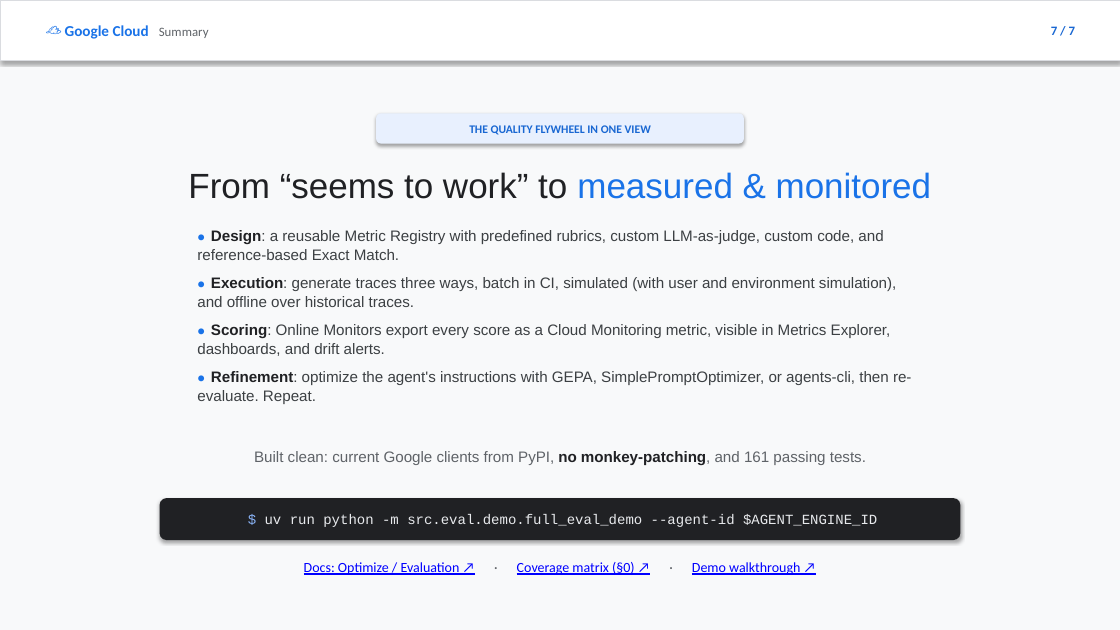
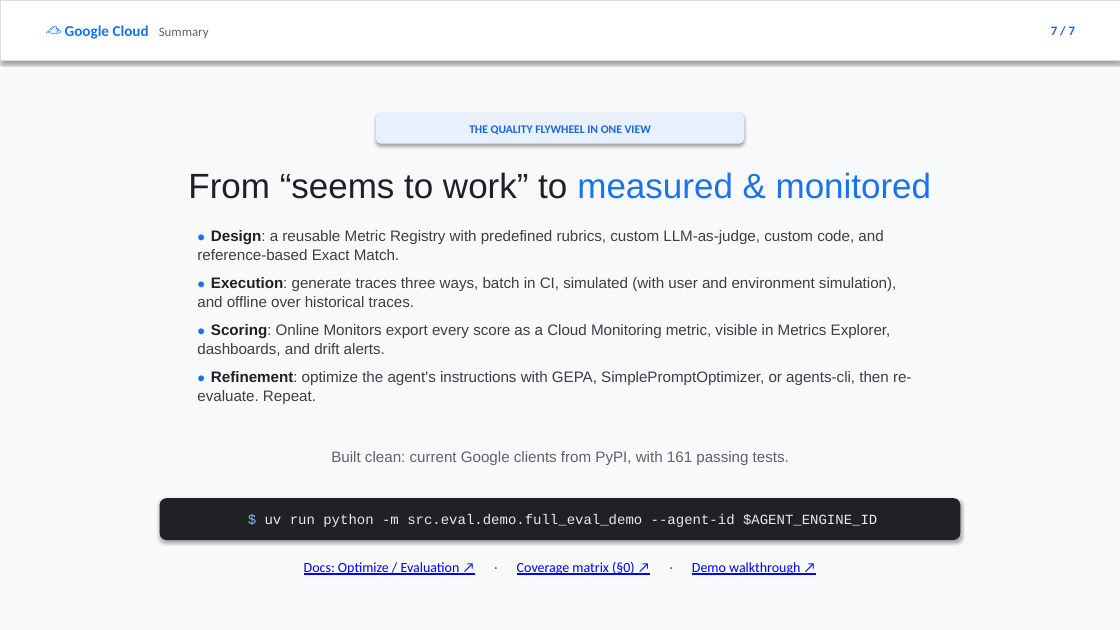
Before and after one commit to jswortz/geap-tour, a slide deck: slide 7 of docs/eval_slides.pptx. Drawn at 1120x630 pixels with LibreOffice and Linux fonts; fonts in the diff are those of the drawing. Boxes give left, top, right and bottom in pixels: in the first picture for what was removed or moved away, otherwise in the second. Text is boxed around its words. In the diff, an @@ line names an element or a change of style, - is before the commit and + after.

```diff
--- a/docs/eval_slides.pptx
+++ b/docs/eval_slides.pptx
@@ text at bbox=[331, 451, 789, 465]: text changed @@
-Built clean: current Google clients from PyPI, no monkey-patching, and 161 passing tests.
+Built clean: current Google clients from PyPI, with 161 passing tests.
```
Also in this commit, not shown: 1 other slide changed, 2 other files.
